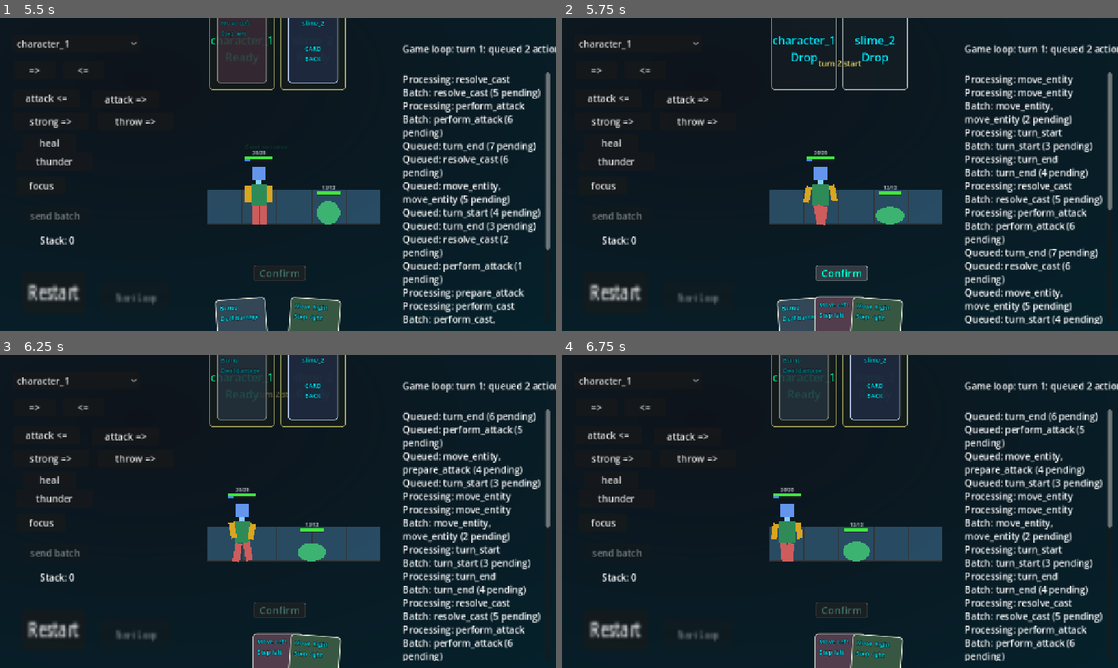
Above: before the commit, frames 1-4 (two rows, left to right).
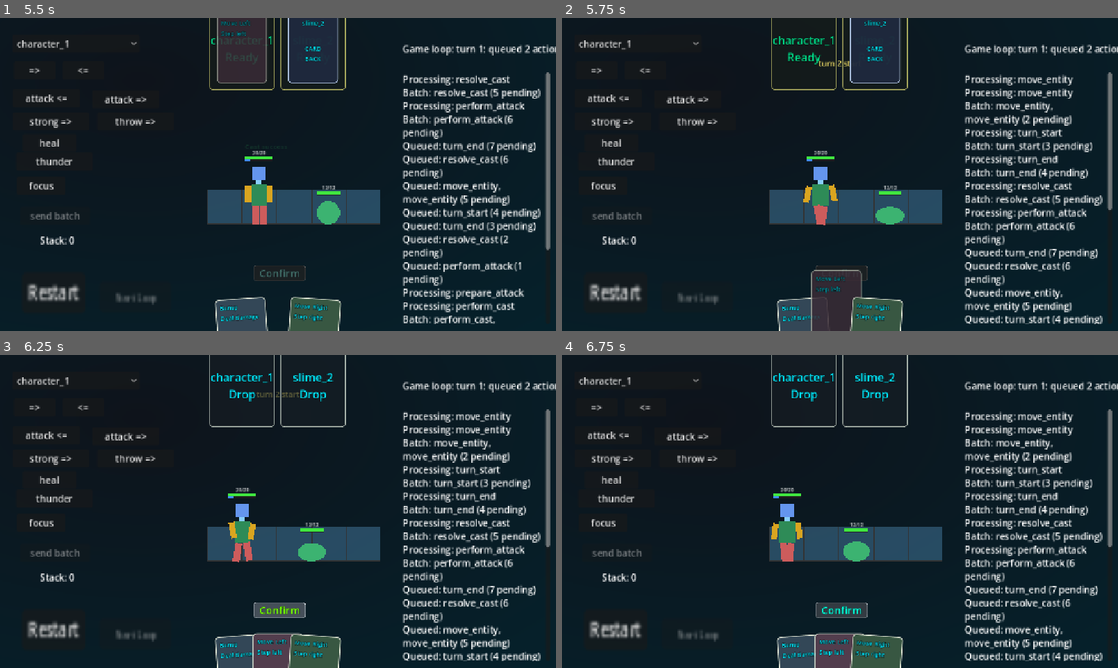
Above: after the commit, the same moments.

Repository: bubblecigar/turn-base-game
Game: Godot game, scene res://scenes/main.tscn
Two runs of this game, one before a commit and one after it. Both use one fixed random seed, a clock stepped at 60 frames per second and the inputs below.
Inputs (mouse positions are in pixels of both pictures, inside the frame that each line leads up to):
- Up to frame 1 (5.5 s): click "Restart" at 0.5 s; click "Restart" at 1.25 s; click "Restart" at 2 s; click "Start Loop" at 2.75 s; click "Confirm" at 3.5 s; click "slime_2" at 4.25 s; click "=>" at 5 s
- Up to frame 2 (5.75 s): no input
- Up to frame 3 (6.25 s): click (278, 611) at 5.75 s, where only the run before the commit has a clickable "Confirm"
- Up to frame 4 (6.75 s): drag from (1040, 536) to (795, 542) at 6.52 s

Frame 1 is identical in both runs. In frame 2, 3.8% of the frame differs, in the area x 37-63%, y 0-100%; in frame 3, 11%; in frame 4, 11%, in the area x 37-99%, y 0-100%.

Commit message:
Animate card slot selection safely

Diff:
--- a/scenes/gui/card_hand_view.gd
+++ b/scenes/gui/card_hand_view.gd
@@ -6,6 +6,7 @@
 const CARD_OVERLAP_PIXELS := 34.0
 const CARD_RAISE_PIXELS := 14.0
 const CARD_HOVER_RAISE_PIXELS := 28.0
+const CARD_ANIMATION_SECONDS := 0.12
 const CARD_TITLE_LABEL_NAME := "TitleLabel"
 const CARD_COST_LABEL_NAME := "CostLabel"
 const CARD_BODY_LABEL_NAME := "BodyLabel"
@@ -20,6 +21,8 @@
 var _card_face_template: Panel
 var _selection_slot_position_provider: Callable
 var _player_entity_id_provider: Callable
+var _card_tweens: Dictionary = {}
+var _next_card_tween_id := 0
 var _card_nodes: Array[Control] = []
 var _active_cards: Array[Dictionary] = []
 var _selected_card_index := -1
@@ -55,6 +58,7 @@
 	if card == null:
 		return
 
+	_stop_card_animation(card)
 	_dragging_card_index = index
 	_apply_fixed_card_size(card)
 	card.rotation_degrees = 0.0
@@ -87,6 +91,7 @@
 	_active_cards = active_cards.duplicate(true)
 	_selected_card_index = selected_card_index
 	_dragging_card_index = dragging_card_index
+	_stop_all_card_animations()
 
 	for child: Node in get_children():
 		remove_child(child)
@@ -143,11 +148,7 @@
 			move_card_to_selection_slot(card, index, _get_player_entity_id(), animate_selected)
 			continue
 
-		var centered_index := _get_card_centered_index(index, card_count)
-		_apply_fixed_card_size(card)
-		card.pivot_offset = CARD_SIZE / 2.0
-		card.position = _get_card_base_position(index, card_count)
-		card.rotation_degrees = centered_index * 4.0
+		move_card_to_layout_position(card, index, false)
 
 
 func move_card_to_layout_position(card: Control, index: int, animated: bool) -> void:
@@ -162,10 +163,7 @@
 
 	_apply_fixed_card_size(card)
 	card.pivot_offset = CARD_SIZE / 2.0
-	card.position = target_position
-	card.rotation_degrees = target_rotation
-	card.scale = Vector2.ONE
-	card.z_index = target_z_index
+	_apply_card_pose(card, target_position, target_rotation, Vector2.ONE, target_z_index, animated)
 
 
 func move_card_to_selection_slot(card: Control, index: int, entity_id: StringName, animated: bool) -> void:
@@ -176,10 +174,7 @@
 	var target_z_index := 150 + index
 	_apply_fixed_card_size(card)
 	card.pivot_offset = CARD_SIZE / 2.0
-	card.position = target_position
-	card.rotation_degrees = 0.0
-	card.scale = Vector2.ONE
-	card.z_index = target_z_index
+	_apply_card_pose(card, target_position, 0.0, Vector2.ONE, target_z_index, animated)
 
 
 func _set_card_hover_state(card: Control, index: int, is_hovered: bool) -> void:
@@ -202,10 +197,7 @@
 
 	_apply_fixed_card_size(card)
 	card.pivot_offset = CARD_SIZE / 2.0
-	card.z_index = target_z_index
-	card.position = target_position
-	card.rotation_degrees = target_rotation
-	card.scale = target_scale
+	_apply_card_pose(card, target_position, target_rotation, target_scale, target_z_index, true)
 
 
 func _get_card_base_position(index: int, card_count: int) -> Vector2:
@@ -251,12 +243,7 @@
 
 	_apply_fixed_card_size(card)
 	card.pivot_offset = CARD_SIZE / 2.0
-	card.position = target_position
-	card.rotation_degrees = target_rotation
-	card.scale = Vector2.ONE
-	card.z_index = target_z_index
-	if finished_callback.is_valid():
-		finished_callback.call(card, target_z_index)
+	_apply_card_pose(card, target_position, target_rotation, Vector2.ONE, target_z_index, true, finished_callback)
 
 
 func _on_card_gui_input(event: InputEvent, card_data: Dictionary, index: int, card: Control) -> void:
@@ -289,3 +276,70 @@
 		return &""
 
 	return _player_entity_id_provider.call()
+
+
+func _apply_card_pose(
+	card: Control,
+	target_position: Vector2,
+	target_rotation: float,
+	target_scale: Vector2,
+	target_z_index: int,
+	animated: bool,
+	finished_callback: Callable = Callable()
+) -> void:
+	if card == null:
+		return
+
+	_stop_card_animation(card)
+	card.z_index = target_z_index
+	if not animated:
+		card.position = target_position
+		card.rotation_degrees = target_rotation
+		card.scale = target_scale
+		if finished_callback.is_valid():
+			finished_callback.call(card, target_z_index)
+		return
+
+	_next_card_tween_id += 1
+	var tween_id := _next_card_tween_id
+	var tween := create_tween()
+	_card_tweens[card] = {
+		"tween": tween,
+		"id": tween_id,
+	}
+	tween.set_parallel(true)
+	tween.set_trans(Tween.TRANS_QUAD)
+	tween.set_ease(Tween.EASE_OUT)
+	tween.tween_property(card, "position", target_position, CARD_ANIMATION_SECONDS)
+	tween.tween_property(card, "rotation_degrees", target_rotation, CARD_ANIMATION_SECONDS)
+	tween.tween_property(card, "scale", target_scale, CARD_ANIMATION_SECONDS)
+	tween.finished.connect(_on_card_animation_finished.bind(card, tween, tween_id, target_z_index, finished_callback))
+
+
+func _on_card_animation_finished(card: Control, tween: Tween, tween_id: int, target_z_index: int, finished_callback: Callable) -> void:
+	var current: Dictionary = _card_tweens.get(card, {})
+	if current.get("tween", null) != tween or int(current.get("id", -1)) != tween_id:
+		return
+
+	_card_tweens.erase(card)
+	if card != null:
+		card.z_index = target_z_index
+	if finished_callback.is_valid():
+		finished_callback.call(card, target_z_index)
+
+
+func _stop_all_card_animations() -> void:
+	for raw_state: Variant in _card_tweens.values():
+		var state: Dictionary = raw_state
+		var tween := state.get("tween", null) as Tween
+		if tween != null:
+			tween.kill()
+	_card_tweens.clear()
+
+
+func _stop_card_animation(card: Control) -> void:
+	var state: Dictionary = _card_tweens.get(card, {})
+	var tween := state.get("tween", null) as Tween
+	if tween != null:
+		tween.kill()
+	_card_tweens.erase(card)
--- a/scenes/gui/hand_gui.gd
+++ b/scenes/gui/hand_gui.gd
@@ -296,8 +296,12 @@
 
 	var animated_count := 0
 	var selected_cards: Dictionary = state_store.get_value(&"selected_cards", {}) if state_store != null else {}
+	var visible_entity_id := _get_player_entity_id()
 	_pending_card_return_count = 0
 	for entity_id: StringName in pending_entity_ids:
+		if entity_id != visible_entity_id:
+			continue
+
 		var card_data: Dictionary = selected_cards.get(entity_id, {})
 		var card_index := _active_cards.find(card_data)
 		if card_stack == null or card_index < 0 or card_index >= card_stack.get_card_count():
